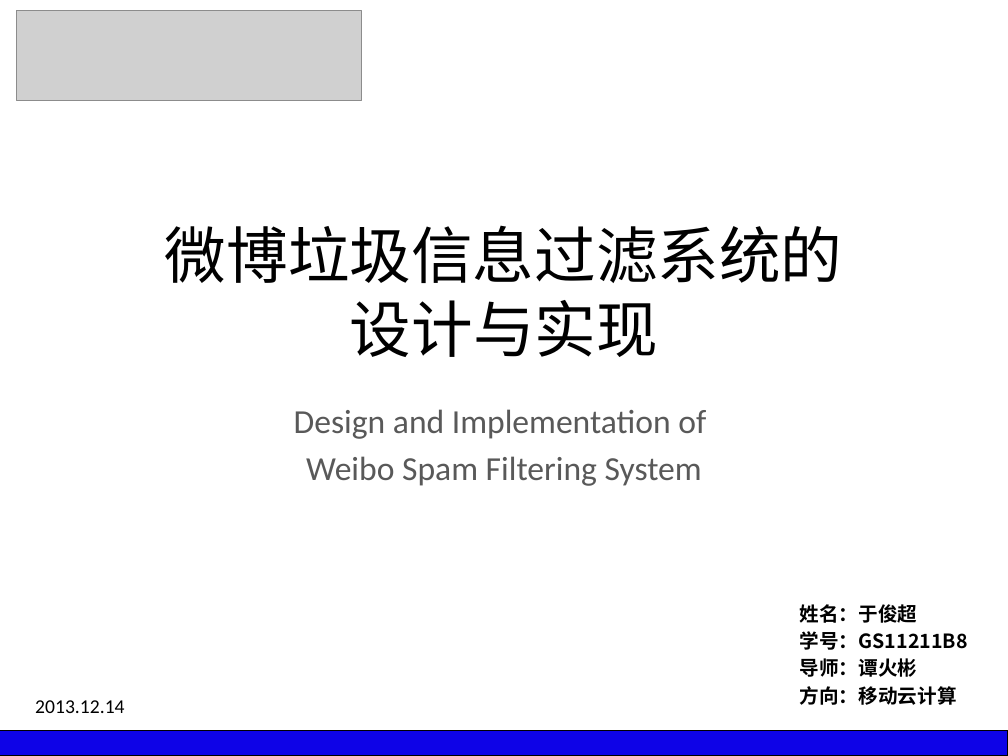
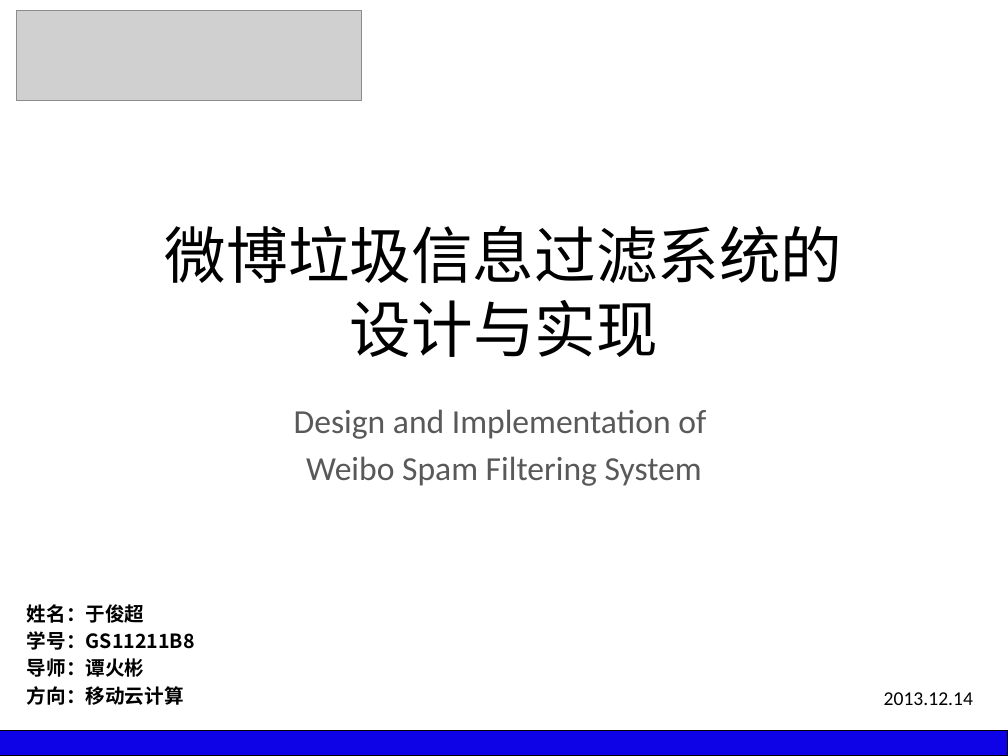
Before and after one commit to silver6wings/WeiboFilter, a slide deck: slide 1 of _Paper/X.最终毕业论文/0.于俊超_毕业答辩PPT.pptx. Drawn at 1008x756 pixels with LibreOffice and Linux fonts; fonts in the diff are those of the drawing; grey boxes stand for pictures. Boxes give left, top, right and bottom in pixels: in the first picture for what was removed or moved away, otherwise in the second. Text is boxed around its words. In the diff, an @@ line names an element or a change of style, - is before the commit and + after.

```diff
--- a/_Paper/X.最终毕业论文/0.于俊超_毕业答辩PPT.pptx
+++ b/_Paper/X.最终毕业论文/0.于俊超_毕业答辩PPT.pptx
@@ text "姓名：于俊超": place and size @@
-text "姓名：于俊超" at bbox=[800, 604, 968, 705]
+text "姓名：于俊超" at bbox=[27, 604, 195, 705]
@@ text "2013.12.14": place and size @@
-text "2013.12.14" at bbox=[35, 700, 124, 713]
+text "2013.12.14" at bbox=[884, 692, 973, 705]
```
Also in this commit, not shown: 5 other slides changed, 12 slides added, 5 slides removed, 3 other files.
